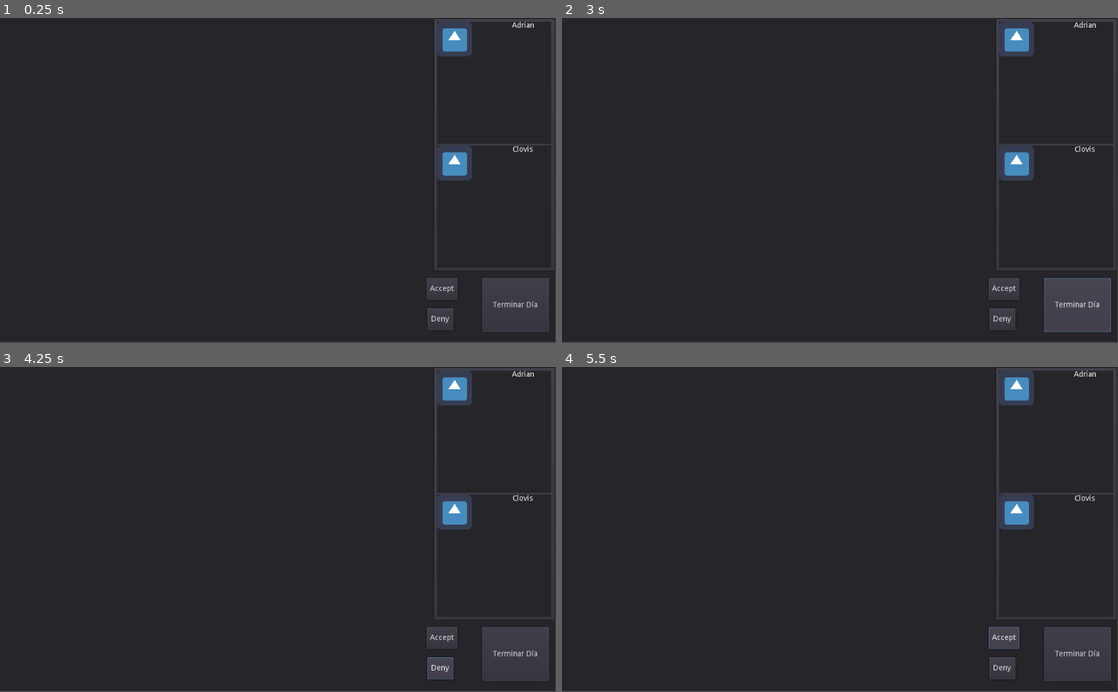
Above: before the commit, frames 1-4 (two rows, left to right).
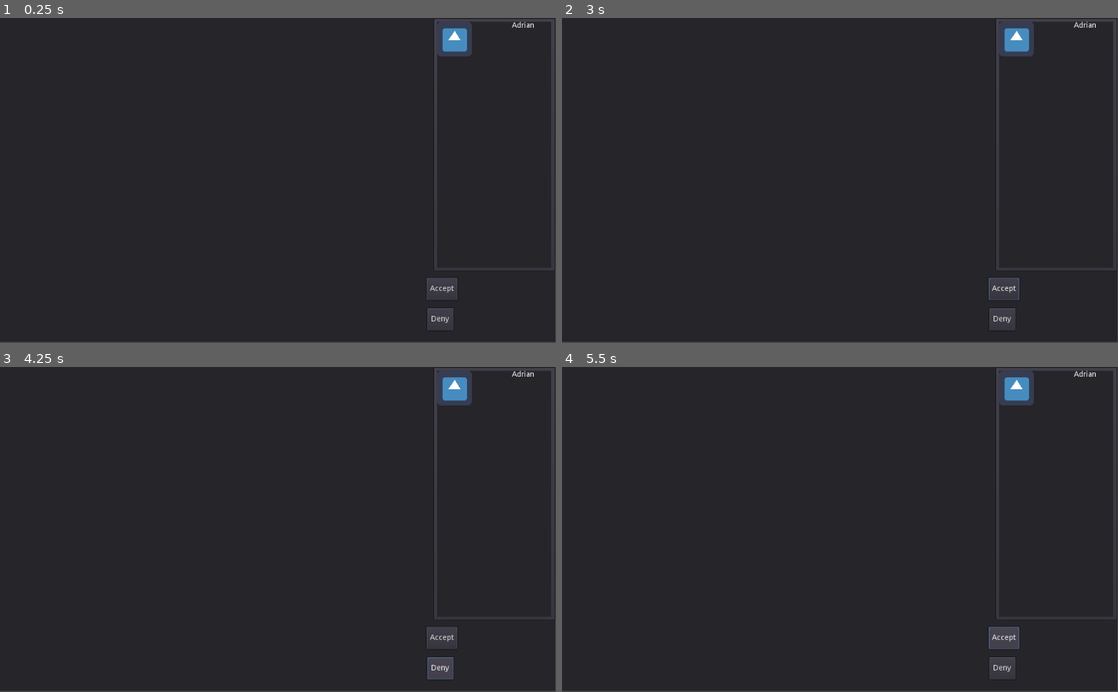
Above: after the commit, the same moments.

Repository: Clovisindo/CV-Please
Game: Godot game, scene res://main.tscn
Two runs of this game, one before a commit and one after it. Both use one fixed random seed, a clock stepped at 60 frames per second and the inputs below. The engine's default icon, where the game draws it, is replaced by a stand-in: a white triangle on a blue panel in a dark square.
Inputs (mouse positions are in pixels of both pictures, inside the frame that each line leads up to):
- Up to frame 1 (0.25 s): no input
- Up to frame 2 (3 s): click "Deny" at 0.5 s; click "Accept" at 1.25 s; click "Accept" at 2 s; click (1079, 304) at 2.75 s, where only the run before the commit has a clickable "Terminar Día"
- Up to frame 3 (4.25 s): click "Deny" at 3.5 s
- Up to frame 4 (5.5 s): click (1079, 653) at 4.25 s, where only the run before the commit has a clickable "Terminar Día"; click "Accept" at 5 s

The runs differ from the first frame. In frame 1, 2.1% of the frame differs, in the area x 78-100%, y 38-97%; in frame 2, 2.9%, in the area x 76-100%, y 38-97%; in frame 3, 2.1%; in frame 4, 2.1%.

Commit message:
feat: carga los candidatos en base a una cola

Diff:
--- a/game_manager.gd
+++ b/game_manager.gd
@@ -5,12 +5,14 @@
 export(PackedScene) onready var decision_applicant_scene
 
 var applicant_list = []
+var current_applicant_index = 0
 
 var current_decision_applicant: DecisionApplicant
 
 func _ready():
 	_instantiate_panels()
 	_wire_events()
+	_load_next_applicant()
 
 
 func _wire_events():
@@ -23,9 +25,6 @@
 	$MainScene/CVContainer.add_child(applicant.get_cv())
 	$MainScene/JobOfferContainer.visible = true
 	$MainScene/JobOfferContainer.add_child(applicant.get_job_offer())
-	for each in applicant_list:
-		if not each == applicant:
-			each.lock_applicant(true)
 
 
 func _on_interaction_ended(applicant):
@@ -33,20 +32,15 @@
 	$MainScene/CVContainer.remove_child(applicant.get_cv())
 	$MainScene/JobOfferContainer.visible = false
 	$MainScene/JobOfferContainer.remove_child(applicant.get_job_offer())
-	for each in applicant_list:
-		if not each == applicant:
-			each.lock_applicant(false)
 
 
-func _apply_applicant_decision(result):
-	var evaluation = ApplicantResult.new()
-	evaluation.current_status = result
-	for applicant in applicant_list:
-		if (
-			applicant.get_status() is StateApplicantReviewing
-			and applicant.get_cv().get_status() is StateCVActive
+func _apply_applicant_decision(evaluation: ApplicantResult):
+	var current_applicant = applicant_list[current_applicant_index]
+	if (
+			current_applicant.get_status() is StateApplicantReviewing
+			and current_applicant.get_cv().get_status() is StateCVActive
 		):
-			applicant.process_applicant(evaluation)
+			_process_applicant(current_applicant, evaluation)
 
 
 func _instantiate_panels():
@@ -60,7 +54,6 @@
 		new_applicant.add_data(puzzle.applicant_name, puzzle.skills_answers,
 			puzzle.requisites_answers)
 		applicant_list.append(new_applicant)
-		$MainScene/ApplicantContainer/VBoxContainer.add_child(new_applicant)
 		new_applicant.connect("interaction_started", self, "_on_interaction_started")
 		new_applicant.connect("interaction_ended", self, "_on_interaction_ended")
 
@@ -72,3 +65,15 @@
 				print("Applicant %s is accepted" % applicant.applicant_name)
 			elif applicant.get_cv().get_status() is StateCVRejected:
 				print("Applicant %s is rejected" % applicant.applicant_name)
+
+func _process_applicant(applicant: Applicant, evaluation: ApplicantResult):
+	applicant.process_applicant(evaluation)
+	$MainScene/ApplicantContainer/VBoxContainer.remove_child(applicant)
+	current_applicant_index += 1
+	_load_next_applicant()
+
+func _load_next_applicant():
+	if applicant_list.size() - 1 >= current_applicant_index:
+		$MainScene/ApplicantContainer/VBoxContainer.add_child(applicant_list[current_applicant_index])
+	else:
+		$MainScene/EndWorkingDayButton.visible = true
--- a/main.tscn
+++ b/main.tscn
@@ -57,6 +57,7 @@
 custom_styles/panel = SubResource( 1 )
 
 [node name="EndWorkingDayButton" type="Button" parent="MainScene"]
+visible = false
 margin_left = 888.0
 margin_top = 480.0
 margin_right = 1011.0
--- a/project.godot
+++ b/project.godot
@@ -73,11 +73,6 @@
 "class": "StateApplicantEvaluated",
 "language": "GDScript",
 "path": "res://scenes/game/characters/applicant/states/state_applicant_evaluated.gd"
-}, {
-"base": "StateApplicant",
-"class": "StateApplicantLocked",
-"language": "GDScript",
-"path": "res://scenes/game/characters/applicant/states/state_applicant_locked.gd"
 }, {
 "base": "StateApplicant",
 "class": "StateApplicantReviewing",
@@ -163,7 +158,6 @@
 "State": "",
 "StateApplicant": "",
 "StateApplicantEvaluated": "",
-"StateApplicantLocked": "",
 "StateApplicantReviewing": "",
 "StateApplicantWaiting": "",
 "StateCV": "",
--- a/scenes/game/UI/decision_button.gd
+++ b/scenes/game/UI/decision_button.gd
@@ -9,7 +9,11 @@
 	$DecisionNOKButton.connect("pressed", self, "_on_button_no_ok_pressed")
 
 func _on_button_ok_pressed():
-	emit_signal("decision_made", ApplicantResult.Status.VALID)
+	var result = ApplicantResult.new()
+	result.current_status = ApplicantResult.Status.VALID
+	emit_signal("decision_made", result)
 
 func _on_button_no_ok_pressed():
-	emit_signal("decision_made", ApplicantResult.Status.NOT_VALID)
+	var result = ApplicantResult.new()
+	result.current_status = ApplicantResult.Status.NOT_VALID
+	emit_signal("decision_made", result)
--- a/scenes/game/characters/applicant/applicant.gd
+++ b/scenes/game/characters/applicant/applicant.gd
@@ -56,9 +56,5 @@
 	$StateMachine.current_state.process_applicant()
 
 
-func lock_applicant(is_locked: bool):
-	$StateMachine.current_state.lock_applicant(is_locked)
-
-
 func get_status():
 	return $StateMachine.current_state
--- a/scenes/game/characters/applicant/applicant.tscn
+++ b/scenes/game/characters/applicant/applicant.tscn
@@ -7,7 +7,6 @@
 [ext_resource path="res://scenes/game/characters/applicant/state_machine.gd" type="Script" id=5]
 [ext_resource path="res://icon.png" type="Texture" id=6]
 [ext_resource path="res://scenes/game/items/curriculum/curriculum.tscn" type="PackedScene" id=7]
-[ext_resource path="res://scenes/game/characters/applicant/states/state_applicant_locked.gd" type="Script" id=8]
 [ext_resource path="res://scenes/game/items/job_offer/job_offer.tscn" type="PackedScene" id=9]
 
 [node name="Applicant" type="Panel"]
@@ -59,6 +58,3 @@
 
 [node name="Evaluated" type="Node" parent="StateMachine"]
 script = ExtResource( 4 )
-
-[node name="Locked" type="Node" parent="StateMachine"]
-script = ExtResource( 8 )
--- a/scenes/game/characters/applicant/states/state_applicant.gd
+++ b/scenes/game/characters/applicant/states/state_applicant.gd
@@ -8,7 +8,3 @@
 
 func process_applicant():
 	pass
-
-
-func lock_applicant(_is_locked: bool):
-	pass
--- a/scenes/game/characters/applicant/states/state_applicant_locked.gd
+++ /dev/null
@@ -1,8 +0,0 @@
-extends StateApplicant
-
-class_name StateApplicantLocked
-
-
-func lock_applicant(is_locked: bool):
-	if not is_locked:
-		emit_signal("transitioned","Waiting")
--- a/scenes/game/characters/applicant/states/state_applicant_waiting.gd
+++ b/scenes/game/characters/applicant/states/state_applicant_waiting.gd
@@ -6,8 +6,3 @@
 func handle_input(event):
 	if event is InputEventMouseButton && Input.is_mouse_button_pressed(BUTTON_LEFT):
 		emit_signal("transitioned","Reviewing")
-
-
-func lock_applicant(is_locked: bool):
-	if is_locked:
-		emit_signal("transitioned","Locked")
Not shown: 1 places in scenes/game/characters/applicant/applicant.tscn that only renumber resources
